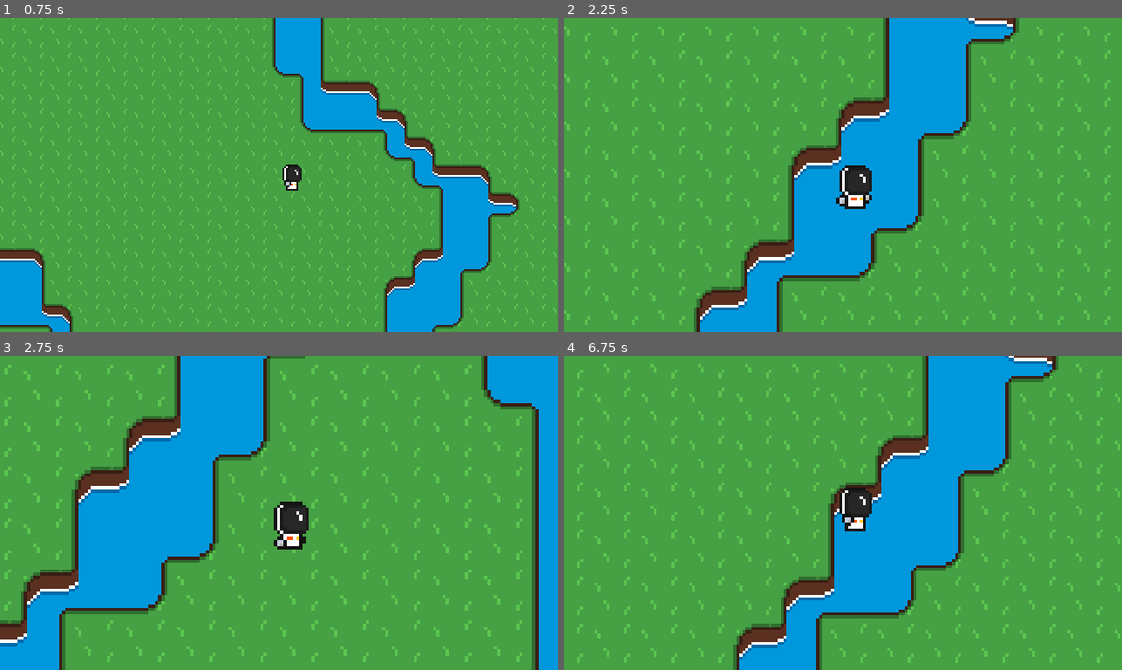
Above: before the commit, frames 1-4 (two rows, left to right).
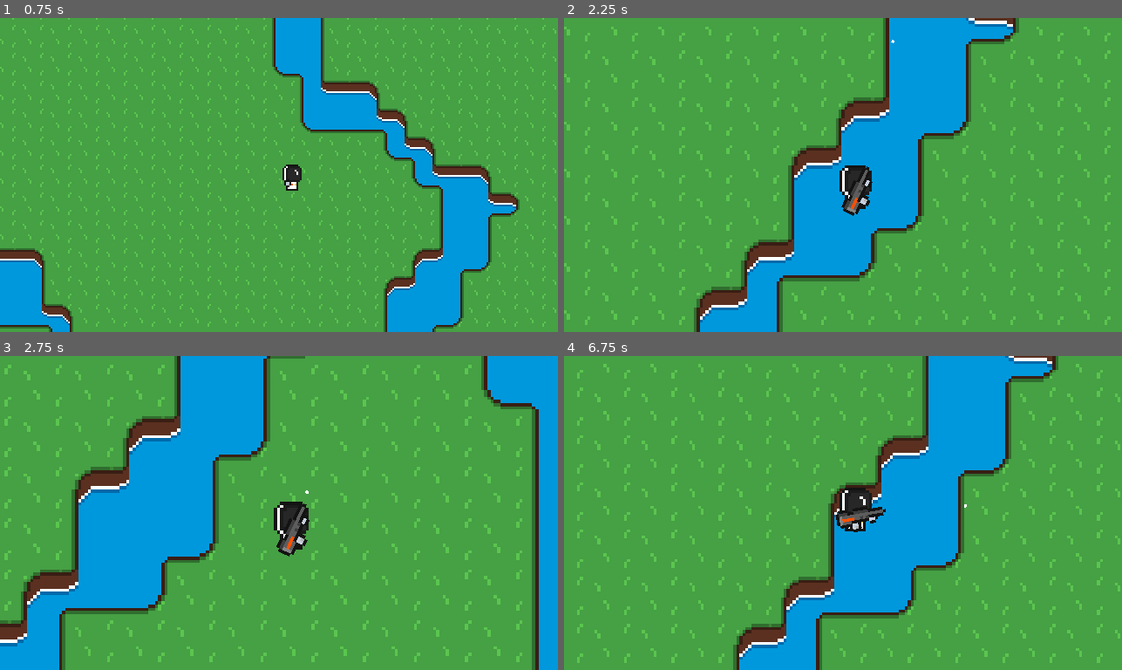
Above: after the commit, the same moments.

Repository: jreinke428/gamejam
Game: Godot game, scene res://Test.tscn
Same seed, same stepped clock (60 frames per second), same inputs: the game is played once before the commit and once after it.
Inputs (mouse positions are in pixels of both pictures, inside the frame that each line leads up to):
- Up to frame 1 (0.75 s): tap Enter at 0.5 s; move the mouse to (401, 159) at 0.52 s; hold D (right) from 0.53 s (still down); hold 1 (guns_one, bound only after the commit) from 0.53 s (still down)
- Up to frame 2 (2.25 s): click (965, 159) at 0.8 s; move the mouse to (731, 190) at 1.27 s; release D (right) at 1.28 s; release 1 (guns_one, bound only after the commit) at 1.28 s; hold S (down) 1.28-2.03 s; click (731, 190) at 1.35 s; tap 1 (guns_one, bound only after the commit) at 1.55 s; move the mouse to (898, 105) at 2.02 s; press the mouse at (898, 105) at 2.03 s; hold D (right) from 2.03 s (still down); tap Mouse wheel up (zoom_in) at 2.1 s
- Up to frame 3 (2.75 s): keep holding D (right)
- Up to frame 4 (6.75 s): move the mouse to (815, 575) at 2.77 s; release D (right) at 2.78 s; release the mouse at (815, 575) at 2.78 s; hold W (up) 2.78-3.53 s; tap Mouse wheel down (zoom_out) at 2.85 s; tap 1 (guns_one, bound only after the commit) at 3.05, 4.55, 6.05 s; move the mouse to (1010, 560) at 3.52 s; hold 1 (guns_one, bound only after the commit) 3.53-4.28 s; hold A (left) 3.53-5.03 s; click (1010, 560) at 3.8 s; move the mouse to (675, 465) at 4.27 s; click (675, 465) at 4.35 s; move the mouse to (870, 513) at 5.02 s; hold S (down) 5.03-5.78 s; hold 1 (guns_one, bound only after the commit) 5.03-5.78 s; click (870, 513) at 5.3 s; move the mouse to (759, 434) at 5.77 s; hold D (right) 5.78-6.53 s; click (759, 434) at 5.85 s; move the mouse to (965, 497) at 6.52 s; press the mouse at (965, 497) at 6.53 s; hold W (up) from 6.53 s (still down); tap Mouse wheel up (zoom_in) at 6.6 s

Frame 1 is identical in both runs. In frame 2, 0.3% of the frame differs, in the area x 48-60%, y 6-64%; in frame 3, 0.3%, in the area x 49-56%, y 42-64%; in frame 4, 0.3%.

Commit message:
new stuff

Diff:
--- a/Player/Player.gd
+++ b/Player/Player.gd
@@ -3,20 +3,58 @@
 var speed = 100
 var acceleration = 0.1
 var friction = 0.4
+var selected_gun = 0
+var aimingGun = false
 var waterShader = preload("res://Util/Shaders/WaterShader.gdshader")
 
 @onready var bodyAnimations = $BodyAnimation
 @onready var armAnimations = $ArmAnimation
 @onready var waterParticles = $WaterParticles
 @onready var waterTrailingParticles = $WaterTrailingParticles
+@onready var gun = $Gun
 
 func _process(_delta):
-	z_index = global_position.y as int
 	animationManager()
+	gunManager()
 
 # Called every frame. 'delta' is the elapsed time since the previous frame.
 func _physics_process(_delta):
 	movement()
+
+func gunManager():
+	if Input.is_action_pressed("guns_one"):
+		selected_gun = 1
+
+	if Input.is_action_pressed("left_click"):
+		shootGun()
+	if Input.is_action_just_released("left_click"):
+		endShootGun()
+
+func shootGun():
+	if gun.visible:
+		aimGun()
+		gun.tryShootGun()
+	else:
+		GlobalGameTools.toggleVisibility(armAnimations)
+		GlobalGameTools.toggleVisibility(gun)
+		aimGun()
+		gun.tryShootGun()
+
+func aimGun():
+	var mPos = get_global_mouse_position()
+	gun.look_at(mPos)
+	if mPos.x < global_position.x:
+		bodyAnimations.scale.x = -1
+		armAnimations.scale.x = -1
+		gun.scale.y = -1
+	else:
+		bodyAnimations.scale.x = 1
+		armAnimations.scale.x = 1
+		gun.scale.y = 1
+
+func endShootGun():
+	GlobalGameTools.toggleVisibility(armAnimations)
+	GlobalGameTools.toggleVisibility(gun)
 
 func movement():
 	var direction = Vector2()
@@ -56,5 +94,5 @@
 		bodyAnimations.play("walking")
 		armAnimations.play("walking")
 		if velocity.x != 0:
-			bodyAnimations.scale.x=sign(velocity.x)
-			armAnimations.scale.x=sign(velocity.x)
+			bodyAnimations.scale.x = sign(velocity.x)
+			armAnimations.scale.x = sign(velocity.x)
--- a/Player/Player.tscn
+++ b/Player/Player.tscn
@@ -1,9 +1,12 @@
-[gd_scene load_steps=34 format=3 uid="uid://puhruq0pjphi"]
+[gd_scene load_steps=37 format=3 uid="uid://puhruq0pjphi"]
 
 [ext_resource type="Script" path="res://Player/Player.gd" id="1"]
 [ext_resource type="Texture2D" uid="uid://coqh2uk6ck0l" path="res://Player/astronaut-walk-only-body.png" id="2_skyqt"]
 [ext_resource type="Texture2D" uid="uid://c7tmv1n7sonc3" path="res://Player/astronaut-walk-only-arms.png" id="3_jcap4"]
 [ext_resource type="Texture2D" uid="uid://bjxbiude46pck" path="res://Player/astronaut-idle-arms.png" id="3_rh15a"]
+[ext_resource type="Texture2D" uid="uid://b24txs0dkwj1b" path="res://Player/guns/assault-rifle.png" id="5_834ub"]
+[ext_resource type="Script" path="res://Player/guns/Gun.gd" id="6_a10k5"]
+[ext_resource type="PackedScene" uid="uid://wbrlrmyqne8d" path="res://Player/guns/Bullet.tscn" id="7_iijov"]
 
 [sub_resource type="CircleShape2D" id="CircleShape2D_vssll"]
 radius = 3.0
@@ -236,3 +239,15 @@
 emitting = false
 amount = 16
 process_material = SubResource("ParticleProcessMaterial_t5muu")
+
+[node name="Gun" type="Sprite2D" parent="."]
+visible = false
+position = Vector2(0, 4)
+texture = ExtResource("5_834ub")
+offset = Vector2(0, -4)
+script = ExtResource("6_a10k5")
+bullet = ExtResource("7_iijov")
+
+[node name="FireRate" type="Timer" parent="Gun"]
+wait_time = 0.05
+one_shot = true
--- /dev/null
+++ b/Player/guns/Bullet.gd
@@ -0,0 +1,11 @@
+extends Area2D
+
+const RIGHT = Vector2.RIGHT
+@export var SPEED: int = 200
+
+func _physics_process(delta):
+	var movement = RIGHT.rotated(rotation) * SPEED * delta
+	global_position += movement
+
+func _on_visible_on_screen_notifier_2d_screen_exited():
+	queue_free()
--- /dev/null
+++ b/Player/guns/Bullet.tscn
@@ -0,0 +1,21 @@
+[gd_scene load_steps=4 format=3 uid="uid://wbrlrmyqne8d"]
+
+[ext_resource type="Texture2D" uid="uid://b6g2mt7lko3x6" path="res://Player/guns/bullet.png" id="1_4cmse"]
+[ext_resource type="Script" path="res://Player/guns/Bullet.gd" id="2_jil83"]
+
+[sub_resource type="CircleShape2D" id="CircleShape2D_6dp7y"]
+radius = 1.0
+
+[node name="Sprite2D" type="Area2D"]
+script = ExtResource("2_jil83")
+
+[node name="Sprite2D" type="Sprite2D" parent="."]
+texture = ExtResource("1_4cmse")
+
+[node name="CollisionShape2D" type="CollisionShape2D" parent="."]
+shape = SubResource("CircleShape2D_6dp7y")
+
+[node name="VisibleOnScreenNotifier2D" type="VisibleOnScreenNotifier2D" parent="."]
+rect = Rect2(-1, -1, 2, 2)
+
+[connection signal="screen_exited" from="VisibleOnScreenNotifier2D" to="." method="_on_visible_on_screen_notifier_2d_screen_exited"]
--- /dev/null
+++ b/Player/guns/Gun.gd
@@ -0,0 +1,20 @@
+extends Sprite2D
+
+@export var bullet: PackedScene = null
+@onready var fireRateTimer = $FireRate
+
+func _ready():
+	fireRateTimer.wait_time = 0.3
+
+# Called every frame. 'delta' is the elapsed time since the previous frame.
+func _process(delta):
+	pass
+
+func tryShootGun():
+	if fireRateTimer.is_stopped():
+		var newBullet: Area2D = bullet.instantiate()
+		get_tree().current_scene.add_child(newBullet)
+		newBullet.global_position = global_position + global_position.direction_to(get_global_mouse_position()) * 11
+		newBullet.global_rotation = global_rotation
+
+		fireRateTimer.start()
--- a/Test.tscn
+++ b/Test.tscn
@@ -8,10 +8,10 @@
 
 [node name="World" parent="." instance=ExtResource("1_2ir4f")]
 
-[node name="Node2D" parent="World" instance=ExtResource("2_5wnah")]
+[node name="Player" parent="World" instance=ExtResource("2_5wnah")]
 position = Vector2(196, 119)
 
-[node name="Camera2D" type="Camera2D" parent="World/Node2D"]
+[node name="Camera2D" type="Camera2D" parent="World/Player"]
 limit_left = 0
 limit_top = 0
 limit_smoothed = true
--- a/Util/GlobalScripts/GlobalGameTools.gd
+++ b/Util/GlobalScripts/GlobalGameTools.gd
@@ -2,3 +2,9 @@
 
 func isInWater(pos):
 	return false
+
+func toggleVisibility(item: CanvasItem):
+	if item.visible:
+		item.hide()
+	else:
+		item.show()
--- a/Util/GlobalScripts/GlobalProperties.gd
+++ b/Util/GlobalScripts/GlobalProperties.gd
@@ -1,3 +1,3 @@
 extends Node
 
-var SCREEN_SIZE:= Vector2i(160, 90)
+var SCREEN_SIZE:= Vector2i(96, 54)
--- a/project.godot
+++ b/project.godot
@@ -64,6 +64,21 @@
 "events": [Object(InputEventMouseButton,"resource_local_to_scene":false,"resource_name":"","device":-1,"window_id":0,"a …(242 unchanged characters)…
 ]
 }
+guns_one={
+"deadzone": 0.5,
+"events": [Object(InputEventKey,"resource_local_to_scene":false,"resource_name":"","device":-1,"window_id":0,"alt_pressed":false,"shift_pressed":false,"ctrl_pressed":false,"meta_pressed":false,"pressed":false,"keycode":0,"physical_keycode":49,"key_label":0,"unicode":49,"echo":false,"script":null)
+]
+}
+guns_two={
+"deadzone": 0.5,
+"events": [Object(InputEventKey,"resource_local_to_scene":false,"resource_name":"","device":-1,"window_id":0,"alt_pressed":false,"shift_pressed":false,"ctrl_pressed":false,"meta_pressed":false,"pressed":false,"keycode":0,"physical_keycode":50,"key_label":0,"unicode":50,"echo":false,"script":null)
+]
+}
+left_click={
+"deadzone": 0.5,
+"events": [Object(InputEventMouseButton,"resource_local_to_scene":false,"resource_name":"","device":-1,"window_id":0,"alt_pressed":false,"shift_pressed":false,"ctrl_pressed":false,"meta_pressed":false,"button_mask":1,"position":Vector2(473, 24),"global_position":Vector2(481, 112),"factor":1.0,"button_index":1,"pressed":true,"double_click":false,"script":null)
+]
+}
 
 [rendering]
 
Binary file added: Player/guns/assault-rifle.png
Not shown, added: Player/guns/assault-rifle.png.import
Binary file added: Player/guns/bullet.png
Not shown, added: Player/guns/bullet.png.import
